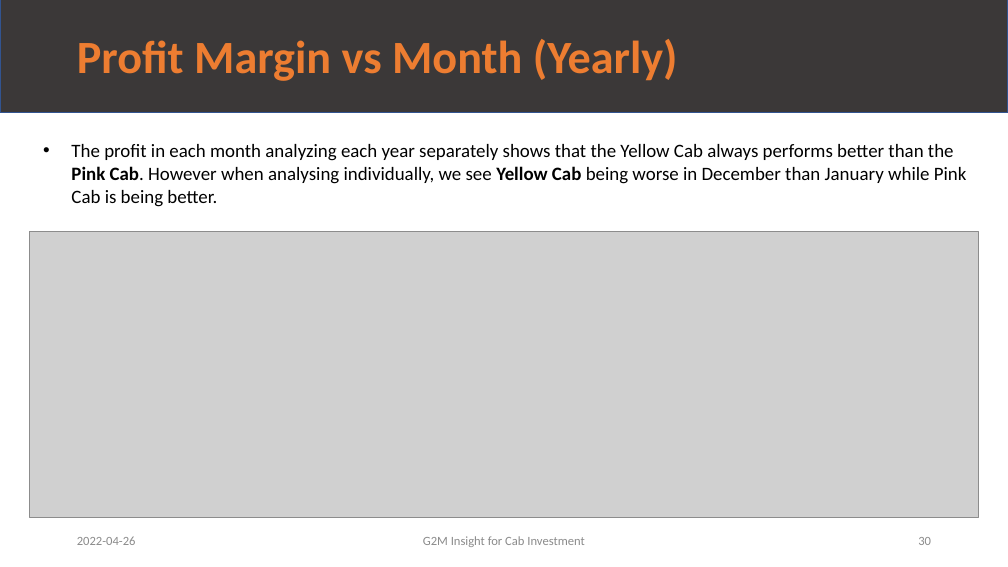
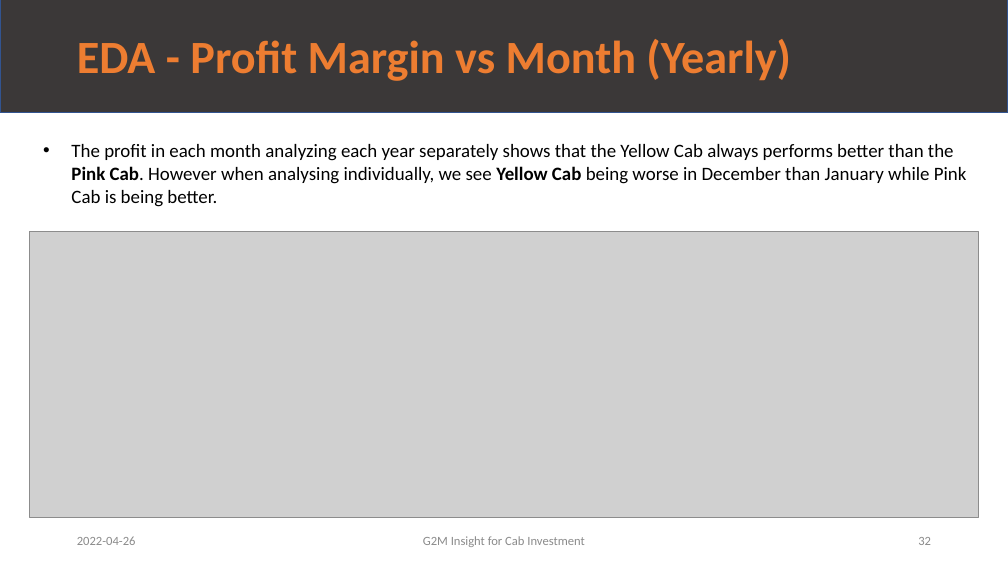
Before and after one commit to leopqrz/Data_Glacier_Internship, a slide deck: slide 32 of week_02/G2M_Case_Study_V1.0_Leo.pptx (slide 30 before the commit). Drawn at 1008x567 pixels with LibreOffice and Linux fonts; fonts in the diff are those of the drawing; grey boxes stand for pictures. Boxes give left, top, right and bottom in pixels: in the first picture for what was removed or moved away, otherwise in the second. Text is boxed around its words. In the diff, an @@ line names an element or a change of style, - is before the commit and + after.

```diff
--- a/week_02/G2M_Case_Study_V1.0_Leo.pptx
+++ b/week_02/G2M_Case_Study_V1.0_Leo.pptx
@@ title at box(77, 39, 791, 81): text changed @@
-Profit Margin vs Month (Yearly)
+EDA - Profit Margin vs Month (Yearly)
@@ page number at box(918, 537, 931, 545): text changed @@
-30
+32
```
Also in this commit, not shown: 35 other slides changed, 2 slides added, 1 other file.
